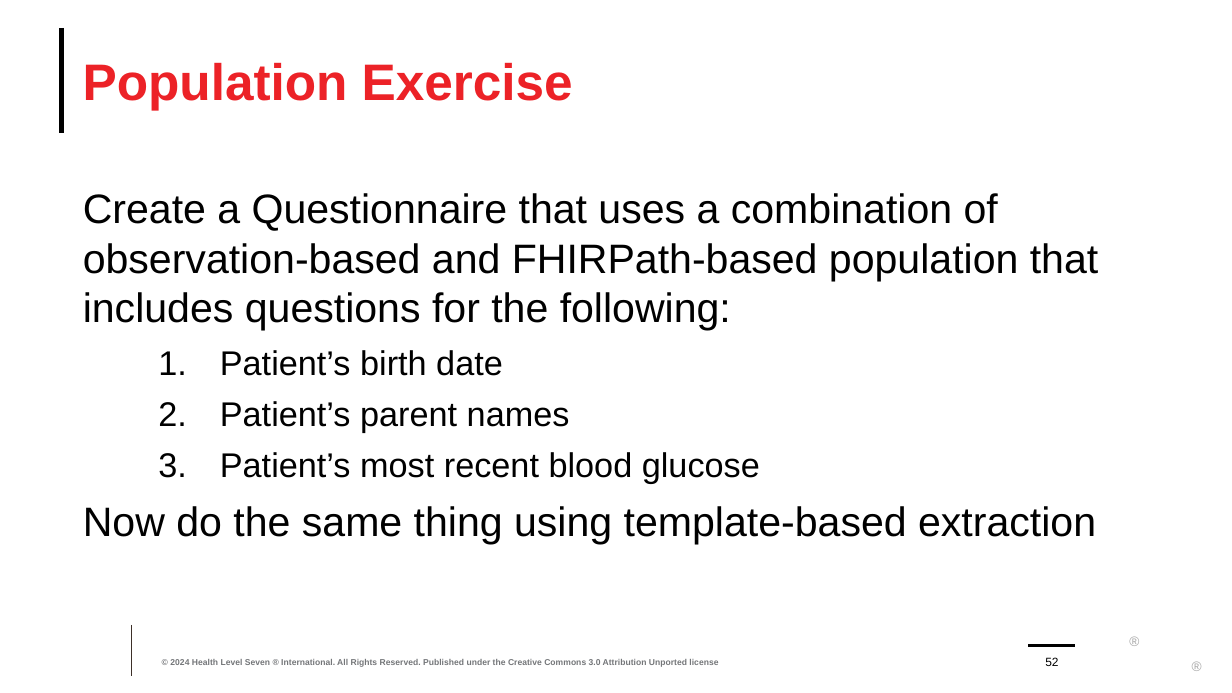
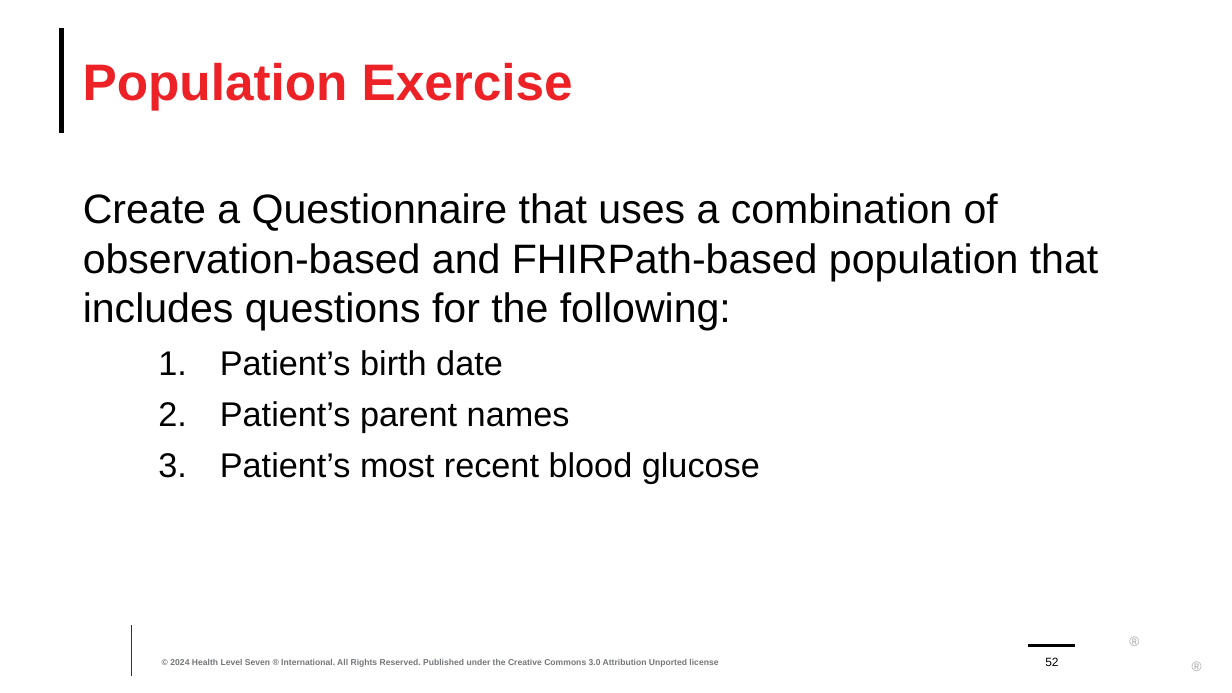
Before and after one commit to FHIR/documents, a slide deck: slide 52 of presentations/sdc/5-SDC-Population.pptx. Drawn at 1232x693 pixels with LibreOffice and Linux fonts; fonts in the diff are those of the drawing; background and template pictures are left out. Boxes give left, top, right and bottom in pixels: in the first picture for what was removed or moved away, otherwise in the second. Text is boxed around its words. In the diff, an @@ line names an element or a change of style, - is before the commit and + after.

```diff
--- a/presentations/sdc/5-SDC-Population.pptx
+++ b/presentations/sdc/5-SDC-Population.pptx
@@ text at (83, 506, 1096, 544): paragraph removed @@
-Now do the same thing using template-based extraction
```
Also in this commit, not shown: 2 other files.
